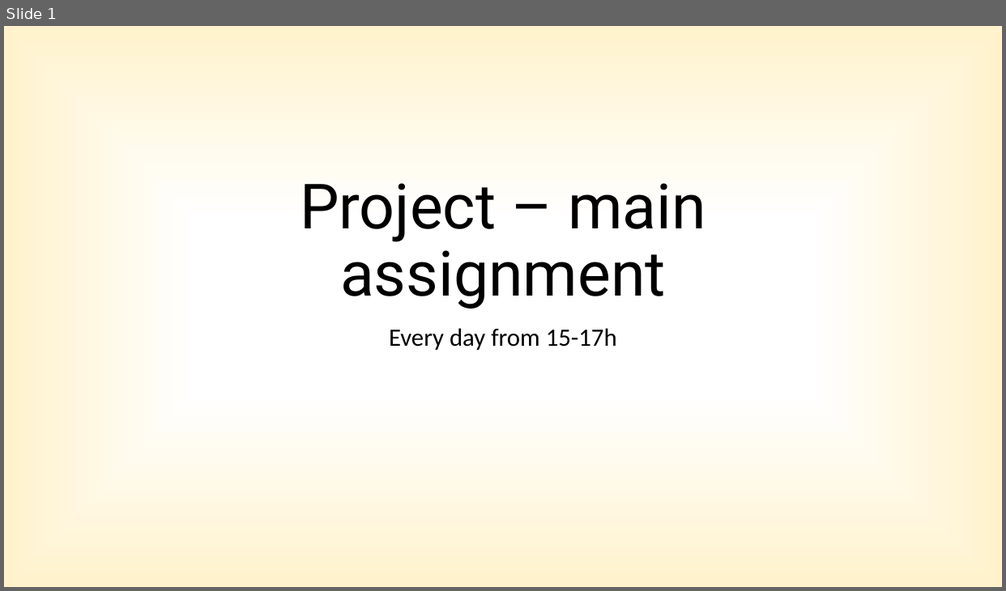
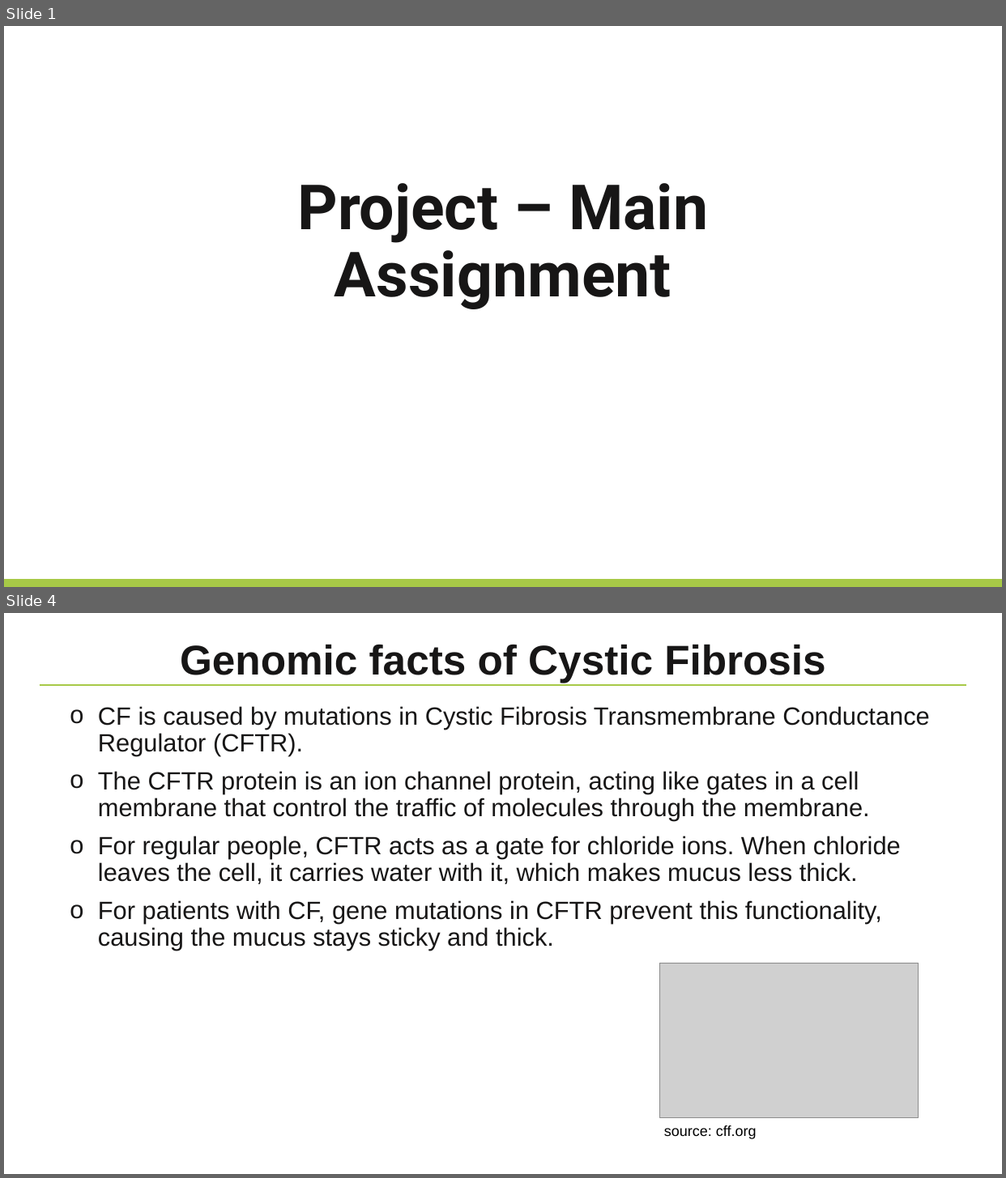
Before and after one commit to NBISweden/workshop-python, a slide deck: lectures/Project.pptx. Shown one above the other, each under a label of ours: slide 1 before the commit, slides 1 and 4 after it; the slides between them are not shown. The pictures are 1006x591 and 1006x1178 pixels, drawn with LibreOffice and Linux fonts; fonts in the diff are those of the drawing; grey boxes stand for pictures; background and template pictures are left out. Boxes give left, top, right and bottom in pixels: in the first picture for what was removed or moved away, otherwise in the second. Text is boxed around its words. In the diff, an @@ line names an element or a change of style, - is before the commit and + after.

Commit message:
update slides for the project

```diff
--- a/lectures/Project.pptx
+++ b/lectures/Project.pptx
@@ slide 4 added at [4,613,1002,1174], background #FFFFFF @@
@@ title added at [180,644,825,683], 40 pt, text #171616, bold @@
+Genomic facts of Cystic Fibrosis
@@ line added from (39, 685) to (967, 685), #A7C947 1 pt @@
@@ text added at [98,706,929,951], 24 pt, text #171616 @@
+o CF is caused by mutations in Cystic Fibrosis Transmembrane Conductance Regulator (CFTR).
+o The CFTR protein is an ion channel protein, acting like gates in a cell membrane that control the traffic of molecules through the membrane.
+o For regular people, CFTR acts as a gate for chloride ions. When chloride leaves the cell, it carries water with it, which makes mucus less thick.
+o For patients with CF, gene mutations in CFTR prevent this functionality, causing the mucus stays sticky and thick.
@@ picture added at [660,964,918,1118] @@
@@ text added at [664,1126,756,1139], 14 pt, text #000000 @@
+source: cff.org
@@ slide 1 changed as well @@
@@ background gradient #FFFFFF to #FFF2CC to #FFECB2 to #FFFFFF @@
@@ title at [297,183,708,310]: text changed; text colour #000000 to #171616; bold on @@
-Project – main assignment
+Project – Main Assignment
@@ subtitle removed at [389,328,617,350] @@
-Every day from 15-17h
@@ line added from (1002, 584) to (4, 584), #A7C947 8 pt @@
```
Also in this commit, not shown: 8 other slides changed, 3 other slides added, 6 slides removed.
